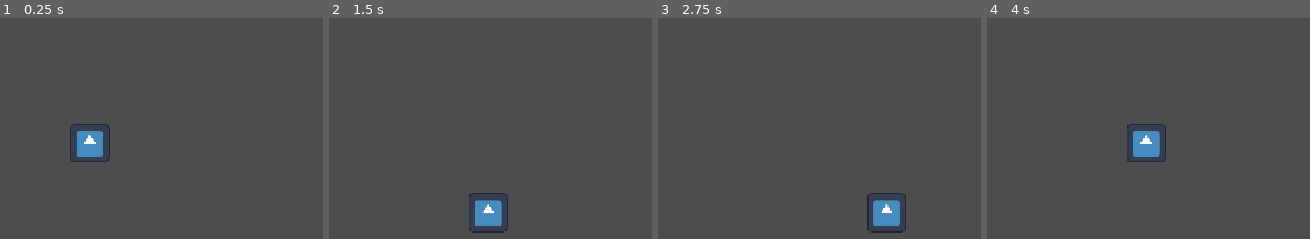
Above: before the commit, frames 1-4 (left to right).
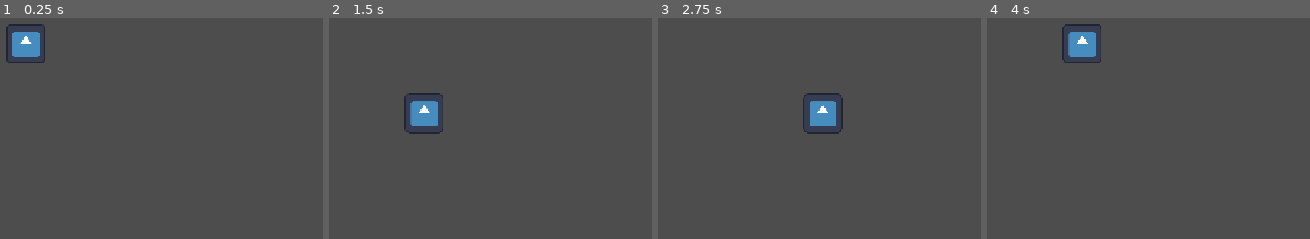
Above: after the commit, the same moments.

Repository: Kevin-Aluth/project-sasaki
Game: Godot game, scene res://scenes/grid fight/sasaki_grid.tscn
Same seed, same stepped clock (60 frames per second), same inputs: the game is played once before the commit and once after it. The project has no main scene, so this scene is started directly. The engine's default icon, where the game draws it, is replaced by a stand-in: a white triangle on a blue panel in a dark square.
Inputs:
- Up to frame 1 (0.25 s): no input
- Up to frame 2 (1.5 s): tap Enter at 0.5 s; hold Right (ui_right) 0.53-1.28 s; tap Space at 1.25 s; hold Down (ui_down) from 1.28 s (still down)
- Up to frame 3 (2.75 s): tap Enter at 2 s; release Down (ui_down) at 2.03 s; hold Right (ui_right) from 2.03 s (still down)
- Up to frame 4 (4 s): tap Space at 2.75 s; release Right (ui_right) at 2.78 s; hold Up (ui_up) 2.78-3.53 s; tap Enter at 3.5 s; hold Left (ui_left) from 3.53 s (still down)

The runs differ from the first frame. In frame 1, 2.4% of the frame differs, in the area x 1-35%, y 2-66%; in frame 2, 2.6%, in the area x 23-56%, y 33-98%; in frame 3, 2.5%; in frame 4, 2.5%.

Commit message:
Update sasaki_grid.tscn

Diff:
--- a/scenes/grid fight/sasaki_grid.tscn
+++ b/scenes/grid fight/sasaki_grid.tscn
@@ -4,16 +4,17 @@
 [ext_resource type="Texture2D" uid="uid://ba77w8eu5ci68" path="res://icon.svg" id="2_eab0s"]
 
 [sub_resource type="CapsuleShape2D" id="CapsuleShape2D_h1via"]
+radius = 26.0
+height = 54.0
 
 [node name="SasakiGrid" type="CharacterBody2D" unique_id=1821160280]
 script = ExtResource("1_5ulc8")
 cell_size = 100
 move_speed = 35.0
 
+[node name="Sprite2D" type="Sprite2D" parent="." unique_id=1917137692]
+scale = Vector2(0.44, 0.44)
+texture = ExtResource("2_eab0s")
+
 [node name="CollisionShape2D" type="CollisionShape2D" parent="." unique_id=920677964]
 shape = SubResource("CapsuleShape2D_h1via")
-
-[node name="Sprite2D" type="Sprite2D" parent="." unique_id=1917137692]
-position = Vector2(92, 143)
-scale = Vector2(0.44, 0.44)
-texture = ExtResource("2_eab0s")
